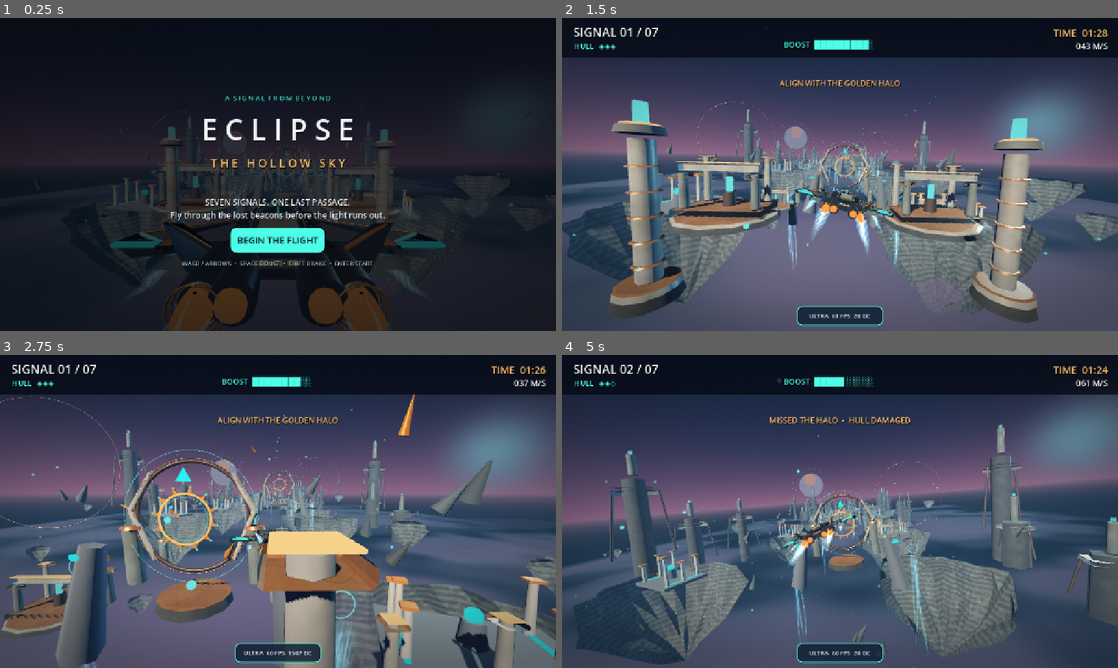
Above: before the commit, frames 1-4 (two rows, left to right).
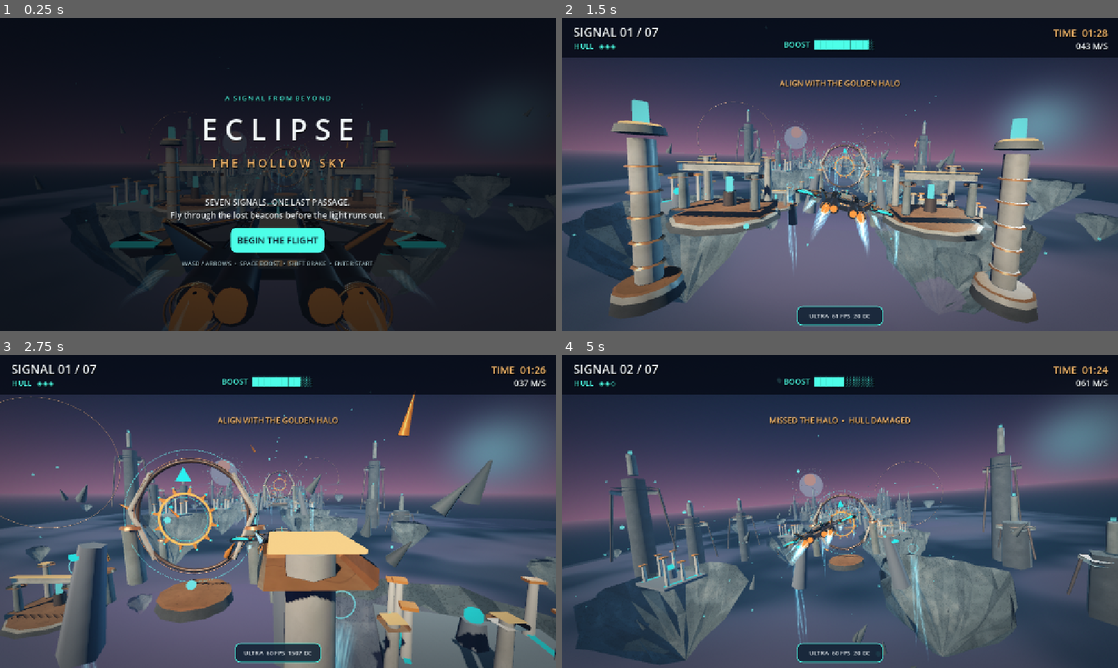
Above: after the commit, the same moments.

Repository: tpylman90-ctrl/Eclipse-The-Hollow-Sky
Game: Godot game, scene res://scenes/main.tscn
Two runs of this game, one before a commit and one after it. Both use one fixed random seed, a clock stepped at 60 frames per second and the inputs below.
Inputs:
- Up to frame 1 (0.25 s): no input
- Up to frame 2 (1.5 s): click "BEGIN THE FLIGHT" at 0.5 s; tap Enter (start_game) at 1.25 s; hold D (steer_right) from 1.28 s (still down); hold Space (boost) from 1.28 s (still down)
- Up to frame 3 (2.75 s): release D (steer_right) at 2.03 s; release Space (boost) at 2.03 s; hold Shift (brake) from 2.03 s (still down); tap Enter (start_game) at 2.1 s
- Up to frame 4 (5 s): release Shift (brake) at 2.78 s; hold D (steer_right) 2.78-3.53 s; hold Space (boost) 2.78-3.53 s; hold W (steer_up) 3.53-4.28 s; tap Enter (start_game) at 3.6 s; hold A (steer_left) from 4.28 s (still down); hold Space (boost) from 4.28 s (still down)

The runs differ from the first frame. In frame 2, 0.5% of the frame differs, in the area x 1-99%, y 47-90%; in frame 3, 0.3%; in frame 4, 0.7%, in the area x 14-81%, y 48-96%.

Commit message:
Replace repetitive rock striping with weathered layered mineral PBR shading

Diff:
--- a/shaders/strata.gdshader
+++ b/shaders/strata.gdshader
@@ -1,14 +1,15 @@
 shader_type spatial;
 render_mode diffuse_burley, specular_schlick_ggx;
 
-// Original tile-free procedural sandstone: world-space strata, chips and mineral flecks.
-// No texture downloads, texture UVs or proprietary assets.
+// Ultra geological material: broad sediment plates, fractured shelves,
+// mineral veins and fine pitting. World anchored: no repeated UV tiling.
 uniform vec4 stone_tint : source_color = vec4(0.23, 0.32, 0.40, 1.0);
 uniform vec4 mineral_tint : source_color = vec4(0.42, 0.49, 0.52, 1.0);
 uniform float stratum_frequency : hint_range(0.05, 3.0) = 0.6;
 uniform float relief : hint_range(0.0, 1.0) = 0.45;
 
-varying vec3 world_pos;
+varying vec3 p_world;
+varying vec3 n_world;
 
 float hash31(vec3 p) {
     return fract(sin(dot(p, vec3(17.17, 53.23, 87.13))) * 43758.5453);
@@ -24,20 +25,34 @@
     return mix(mix(n00,n10,f.y),mix(n01,n11,f.y),f.z);
 }
 void vertex() {
-    world_pos = (MODEL_MATRIX * vec4(VERTEX,1.0)).xyz;
+    p_world = (MODEL_MATRIX * vec4(VERTEX,1.0)).xyz;
+    n_world = normalize((MODEL_MATRIX * vec4(NORMAL, 0.0)).xyz);
 }
 void fragment() {
-    vec3 p = world_pos * 0.32;
-    float coarse = value_noise(p * 0.62);
-    float medium = value_noise(p * 2.4);
-    float fine = value_noise(p * 7.1);
-    float strata = sin(world_pos.y * stratum_frequency * 6.2831853 + coarse * 2.3 + medium * 0.48);
-    float layer = smoothstep(-0.44, 0.58, strata);
-    float mineral = smoothstep(0.57,0.82,coarse * 0.50 + medium * 0.45 + fine * 0.18);
-    vec3 base = mix(stone_tint.rgb * 0.67, stone_tint.rgb * 1.25, layer * relief + 0.32);
-    base = mix(base, mineral_tint.rgb, mineral * 0.34);
-    base *= mix(0.76,1.17,medium * 0.6 + fine * 0.4);
-    ALBEDO = base * mix(vec3(1.0), COLOR.rgb * 1.32, 0.31);
-    ROUGHNESS = 0.84;
-    METALLIC = 0.03;
+    vec3 p = p_world * 0.19;
+    float slow = value_noise(p * 0.54);
+    float ridge = value_noise(p * 1.95);
+    float chips = value_noise(p * 6.6);
+    float grit = value_noise(p * 23.4);
+    float fbm = slow * 0.49 + ridge * 0.27 + chips * 0.16 + grit * 0.08;
+
+    // Broad, broken bedding planes instead of regular high-contrast stripes.
+    float strata = sin(p_world.y * stratum_frequency * 0.63 + slow * 5.0 + ridge * 1.5);
+    float bedding = smoothstep(-0.62, 0.70, strata) * 0.22;
+    float fracture = 1.0 - smoothstep(0.015, 0.11, abs(ridge - chips * 0.85 - 0.08));
+    fracture *= clamp((1.0 - abs(n_world.y)) * 0.72 + 0.31, 0.0, 1.0);
+    float mineral = smoothstep(0.55, 0.83, slow * 0.55 + ridge * 0.31 + chips * 0.2);
+    float eroded = smoothstep(0.43, 0.83, chips * 0.69 + grit * 0.31);
+    float recess = clamp(fracture * 0.27 + eroded * 0.09, 0.0, 0.33);
+    float tonal = 0.64 + fbm * 0.70 + bedding * relief;
+    vec3 col = stone_tint.rgb * tonal;
+    col = mix(col, mineral_tint.rgb, mineral * (0.21 + relief * 0.24));
+    col *= 1.0 - recess * 0.73;
+    // Top shelves receive chalk weathering and shadows remain darker.
+    col = mix(col, col * 1.16, clamp(n_world.y * 0.36,0.0,0.36));
+    ALBEDO = col * mix(vec3(1.0), COLOR.rgb * 1.17, 0.14);
+    ROUGHNESS = clamp(0.84 + (grit - fbm) * 0.25, 0.67, 0.98);
+    METALLIC = 0.04;
+    AO = 1.0 - recess * 0.41;
+    SPECULAR = 0.27;
 }
